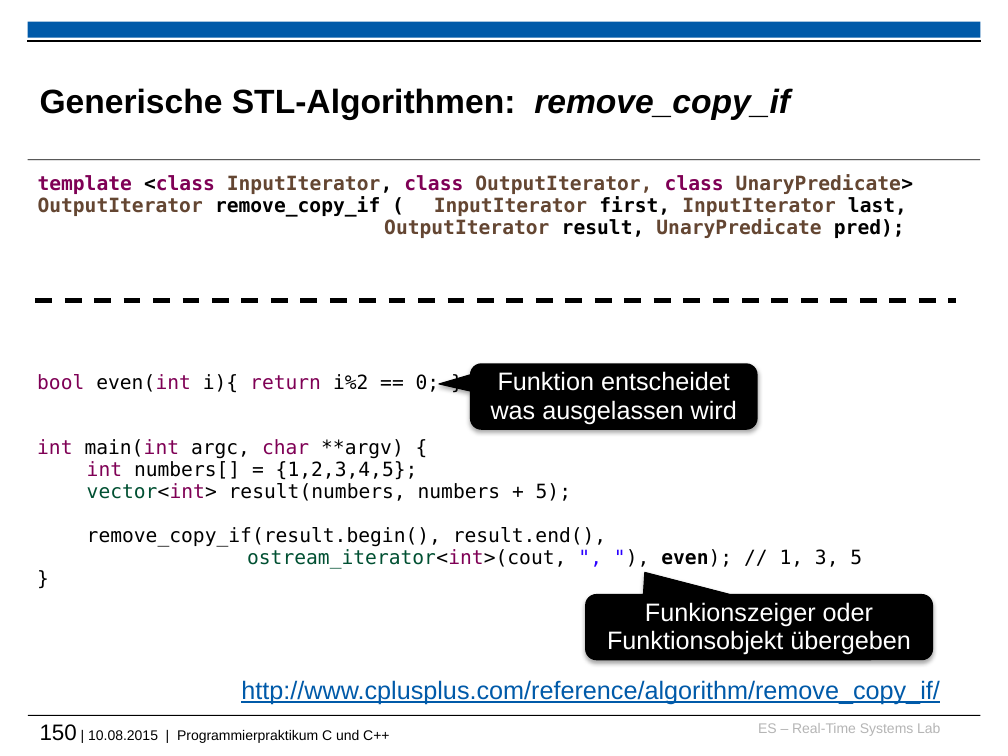
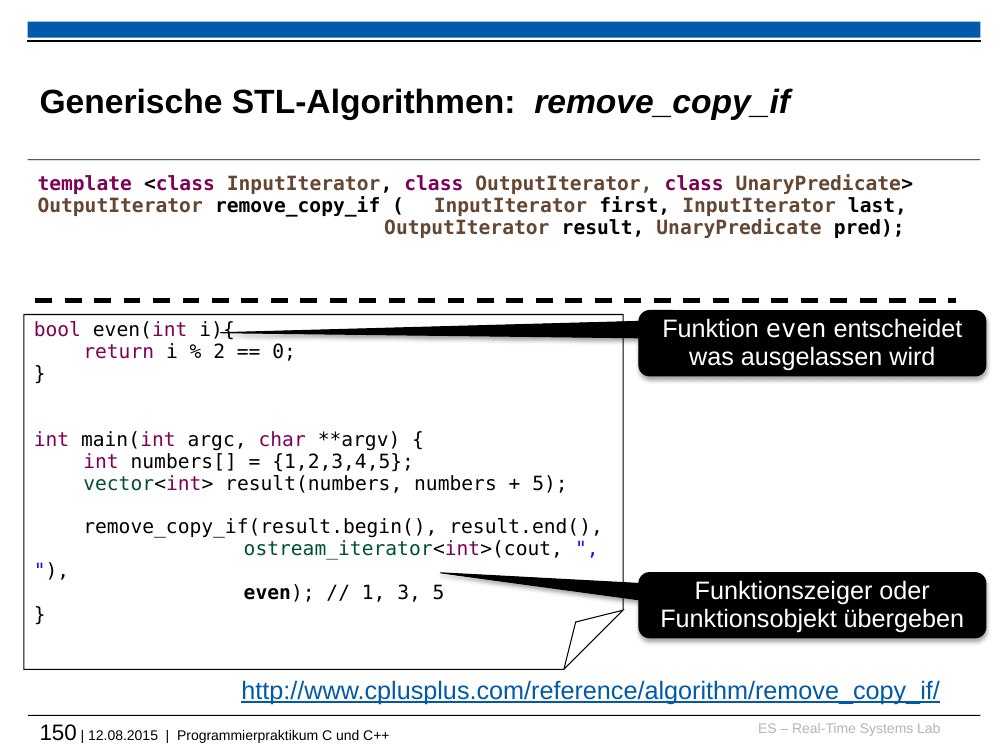
Before and after one commit to h82k/tud-cppp, a slide deck: slide 150 of vorlesung/cppp_lecture.pptx. Drawn at 1008x756 pixels with LibreOffice and Linux fonts; fonts in the diff are those of the drawing; background and template pictures are left out. Boxes give left, top, right and bottom in pixels: in the first picture for what was removed or moved away, otherwise in the second. Text is boxed around its words. In the diff, an @@ line names an element or a change of style, - is before the commit and + after.

```diff
--- a/vorlesung/cppp_lecture.pptx
+++ b/vorlesung/cppp_lecture.pptx
@@ folded corner "bool even(int i){" resized from (x1=37, y1=374, x2=862, y2=569) to (x1=24, y1=314, x2=623, y2=669) @@
@@ folded corner "bool even(int i){" at (x1=24, y1=314, x2=623, y2=669): outline none to #000000 0.75 pt @@
@@ text in folded corner at (x1=34, y1=321, x2=296, y2=361): text changed @@
-bool even(int i){ return i%2 == 0; }
+bool even(int i){
+return i % 2 == 0;
+}
@@ rounded speech box "Funktion even entscheidet was ausgelassen ..." at (x1=639, y1=310, x2=986, y2=376): proportions changed @@
@@ rounded speech box "Funktion even entscheidet was ausgelassen ..." resized from (x1=471, y1=364, x2=757, y2=429) to (x1=639, y1=310, x2=986, y2=376) @@
@@ text in rounded speech box at (x1=662, y1=318, x2=963, y2=371): text changed @@
-Funktion entscheidet was ausgelassen wird
+Funktion even entscheidet was ausgelassen wird
@@ text in folded corner at (x1=244, y1=540, x2=563, y2=602): text changed @@
-ostream_iterator<int>(cout, ", "), even); // 1, 3, 5
+ostream_iterator<int>(cout, ", "),
+even); // 1, 3, 5
@@ rounded speech box "Funktionszeiger oder Funktionsobjekt übergeben" moved from (x1=586, y1=595, x2=932, y2=660) to (x1=639, y1=573, x2=986, y2=638) @@
@@ rounded speech box "Funktionszeiger oder Funktionsobjekt übergeben" at (x1=639, y1=573, x2=986, y2=638): proportions changed @@
@@ text in rounded speech box at (x1=660, y1=580, x2=964, y2=633): text changed @@
-Funkionszeiger oder Funktionsobjekt übergeben
+Funktionszeiger oder Funktionsobjekt übergeben
@@ text at (x1=40, y1=724, x2=389, y2=743): text changed @@
-150 | 10.08.2015 | Programmierpraktikum C und C++
+150 | 12.08.2015 | Programmierpraktikum C und C++
```
Also in this commit, not shown: 33 other slides changed, 3 other files.
